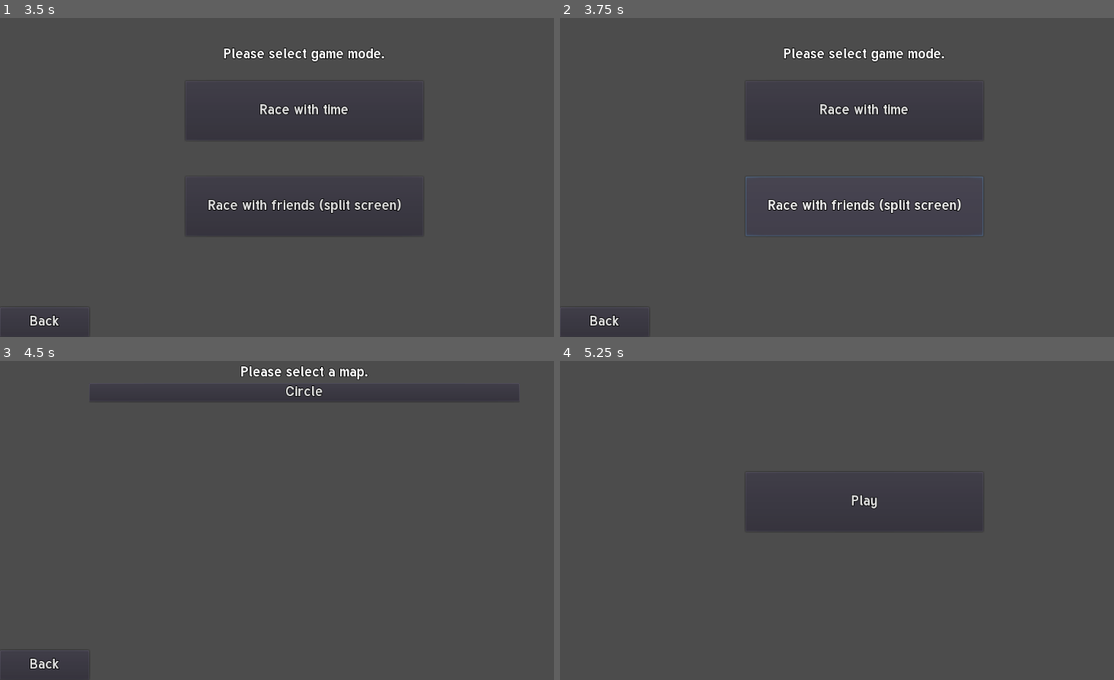
Above: before the commit, frames 1-4 (two rows, left to right).
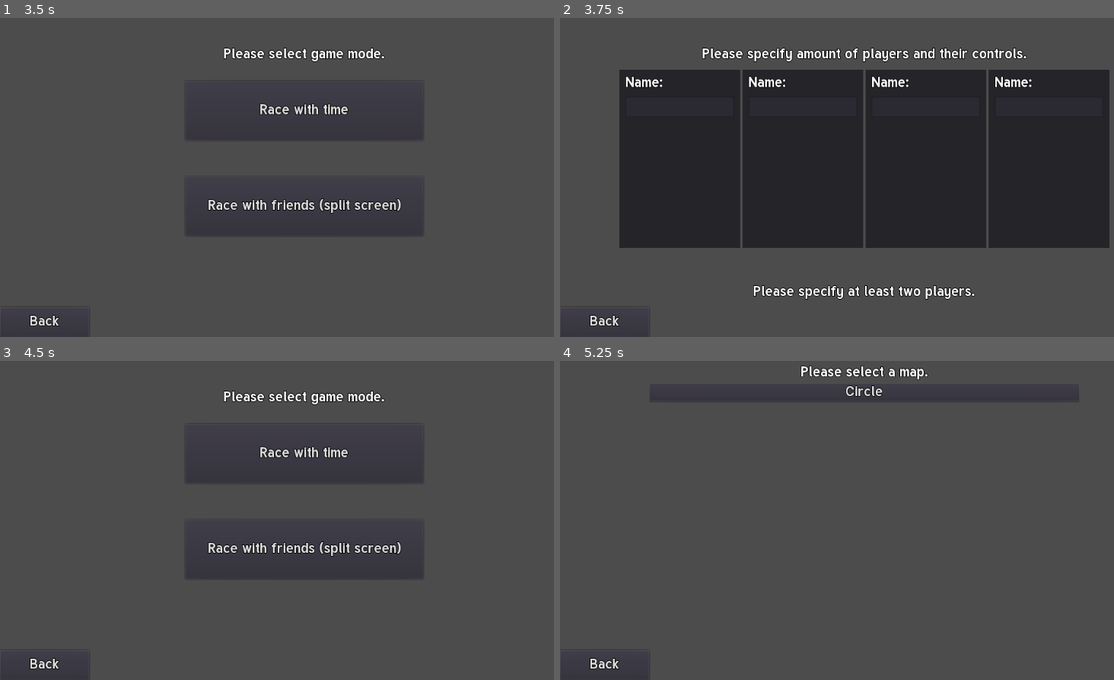
Above: after the commit, the same moments.

Repository: MilanVasko/Ludum-Dare-47
Game: Godot game, scene res://main_menu/main_menu.tscn
Two runs of this game, one before a commit and one after it. Both use one fixed random seed, a clock stepped at 60 frames per second and the inputs below.
Inputs:
- Up to frame 1 (3.5 s): click "Play" at 0.5 s; click "Back" at 1.25 s; click "Play" at 2 s; click "Circle" at 2.75 s
- Up to frame 2 (3.75 s): click "Race with friends (split scre…" at 3.5 s
- Up to frame 3 (4.5 s): click "Back" at 4.25 s
- Up to frame 4 (5.25 s): click "Back" at 5 s

Frame 1 is identical in both runs. In frame 2, 45% of the frame differs, in the area x 10-100%, y 9-89%; in frame 3, 2.6%; in frame 4, 1.1%.

Commit message:
Create race with friends menu

Diff:
--- a/main_menu/game_mode_menu/game_mode_menu.gd
+++ b/main_menu/game_mode_menu/game_mode_menu.gd
@@ -5,7 +5,8 @@
 	assert(err == OK)
 
 func _on_race_with_friends_pressed():
-	print("TODO")
+	var err = get_tree().change_scene("res://main_menu/game_mode_menu/race_with_friends_menu/race_with_friends_menu.tscn")
+	assert(err == OK)
 
 func _on_back_pressed():
 	var err = get_tree().change_scene("res://main_menu/play_menu/play_menu.tscn")
--- /dev/null
+++ b/main_menu/game_mode_menu/race_with_friends_menu/player_settings/player_settings.gd
@@ -0,0 +1,14 @@
+extends Panel
+
+onready var name_input = $HBoxContainer/Name/Value
+
+signal name_changed(index, new_name)
+
+func get_player_name() -> String:
+	return name_input.text
+
+func set_player_name(player_name: String) -> void:
+	name_input.text = player_name
+
+func _on_name_changed(new_name: String) -> void:
+	emit_signal("name_changed", get_index(), new_name)
--- /dev/null
+++ b/main_menu/game_mode_menu/race_with_friends_menu/player_settings/player_settings.tscn
@@ -0,0 +1,52 @@
+[gd_scene load_steps=2 format=2]
+
+[ext_resource path="res://main_menu/game_mode_menu/race_with_friends_menu/player_settings/player_settings.gd" type="Script" id=1]
+
+[node name="PlayerSettings" type="Panel"]
+margin_right = 300.0
+margin_bottom = 300.0
+size_flags_horizontal = 3
+script = ExtResource( 1 )
+__meta__ = {
+"_edit_use_anchors_": false
+}
+
+[node name="HBoxContainer" type="VBoxContainer" parent="."]
+anchor_right = 1.0
+anchor_bottom = 1.0
+margin_left = 10.0
+margin_top = 10.0
+margin_right = -10.0
+margin_bottom = 10.0
+custom_constants/separation = 10
+__meta__ = {
+"_edit_use_anchors_": false
+}
+
+[node name="Name" type="VBoxContainer" parent="HBoxContainer"]
+margin_right = 280.0
+margin_bottom = 70.0
+custom_constants/separation = 10
+__meta__ = {
+"_edit_use_anchors_": false
+}
+
+[node name="Label" type="Label" parent="HBoxContainer/Name"]
+margin_right = 280.0
+margin_bottom = 25.0
+text = "Name:"
+__meta__ = {
+"_edit_use_anchors_": false
+}
+
+[node name="Value" type="LineEdit" parent="HBoxContainer/Name"]
+margin_top = 35.0
+margin_right = 280.0
+margin_bottom = 70.0
+size_flags_horizontal = 3
+caret_blink = true
+caret_blink_speed = 0.5
+__meta__ = {
+"_edit_use_anchors_": false
+}
+[connection signal="text_changed" from="HBoxContainer/Name/Value" to="." method="_on_name_changed"]
--- /dev/null
+++ b/main_menu/game_mode_menu/race_with_friends_menu/race_with_friends_menu.gd
@@ -0,0 +1,40 @@
+extends Control
+
+onready var summary = $Summary
+onready var play = $Play
+
+func _ready():
+	var player_names = Settings.player_names
+	assert(player_names.size() == 4)
+	for i in range(player_names.size()):
+		$HBoxContainer.get_child(i).set_player_name(player_names[i])
+	update_summary(player_names)
+
+func _on_back_pressed():
+	var err = get_tree().change_scene("res://main_menu/game_mode_menu/game_mode_menu.tscn")
+	assert(err == OK)
+
+func _on_play_pressed():
+	print("TODO")
+	pass
+
+func _on_name_changed(index: int, new_name: String):
+	Settings.player_names[index] = new_name
+	update_summary(Settings.player_names)
+
+func update_summary(names: Array) -> void:
+	var non_empty_names = []
+	for name in names:
+		if name != "":
+			non_empty_names.append(name)
+	if non_empty_names.size() < 2:
+		play.visible = false
+		summary.text = "Please specify at least two players."
+	else:
+		var result = "These players will race: " + non_empty_names[0]
+		for i in range(1, len(non_empty_names) - 1):
+			result += ", " + non_empty_names[i]
+		result += " and " + non_empty_names[len(non_empty_names) - 1] + "."
+
+		play.visible = true
+		summary.text = result
--- /dev/null
+++ b/main_menu/game_mode_menu/race_with_friends_menu/race_with_friends_menu.tscn
@@ -0,0 +1,86 @@
+[gd_scene load_steps=3 format=2]
+
+[ext_resource path="res://main_menu/game_mode_menu/race_with_friends_menu/race_with_friends_menu.gd" type="Script" id=1]
+[ext_resource path="res://main_menu/game_mode_menu/race_with_friends_menu/player_settings/player_settings.tscn" type="PackedScene" id=2]
+
+[node name="RaceWithFriendsMenu" type="Control"]
+anchor_right = 1.0
+anchor_bottom = 1.0
+script = ExtResource( 1 )
+__meta__ = {
+"_edit_use_anchors_": false
+}
+
+[node name="SetPlayers" type="Label" parent="."]
+anchor_right = 1.0
+margin_top = 100.0
+margin_bottom = 150.0
+text = "Please specify amount of players and their controls."
+align = 1
+valign = 1
+__meta__ = {
+"_edit_use_anchors_": false
+}
+
+[node name="HBoxContainer" type="HBoxContainer" parent="."]
+anchor_right = 1.0
+anchor_bottom = 1.0
+margin_left = 100.0
+margin_top = 150.0
+margin_right = -100.0
+margin_bottom = -150.0
+size_flags_horizontal = 5
+__meta__ = {
+"_edit_use_anchors_": false
+}
+
+[node name="PlayerSettings" parent="HBoxContainer" instance=ExtResource( 2 )]
+margin_right = 203.0
+
+[node name="PlayerSettings2" parent="HBoxContainer" instance=ExtResource( 2 )]
+margin_left = 207.0
+margin_right = 410.0
+
+[node name="PlayerSettings3" parent="HBoxContainer" instance=ExtResource( 2 )]
+margin_left = 414.0
+margin_right = 617.0
+
+[node name="PlayerSettings4" parent="HBoxContainer" instance=ExtResource( 2 )]
+margin_left = 621.0
+margin_right = 824.0
+
+[node name="Back" type="Button" parent="."]
+anchor_top = 1.0
+anchor_bottom = 1.0
+margin_top = -50.0
+margin_right = 150.0
+margin_bottom = -0.249268
+text = "Back"
+
+[node name="Summary" type="Label" parent="."]
+anchor_top = 1.0
+anchor_right = 1.0
+anchor_bottom = 1.0
+margin_left = 100.0
+margin_top = -100.0
+margin_right = -100.0
+margin_bottom = -50.0
+grow_horizontal = 2
+text = "Players:"
+align = 1
+valign = 1
+
+[node name="Play" type="Button" parent="."]
+anchor_left = 1.0
+anchor_top = 1.0
+anchor_right = 1.0
+anchor_bottom = 1.0
+margin_left = -150.0
+margin_top = -50.0
+text = "Play"
+[connection signal="name_changed" from="HBoxContainer/PlayerSettings" to="." method="_on_name_changed"]
+[connection signal="name_changed" from="HBoxContainer/PlayerSettings2" to="." method="_on_name_changed"]
+[connection signal="name_changed" from="HBoxContainer/PlayerSettings3" to="." method="_on_name_changed"]
+[connection signal="name_changed" from="HBoxContainer/PlayerSettings4" to="." method="_on_name_changed"]
+[connection signal="pressed" from="Back" to="." method="_on_back_pressed"]
+[connection signal="pressed" from="Play" to="." method="_on_play_pressed"]
--- a/project.godot
+++ b/project.godot
@@ -34,18 +34,6 @@
 
 [input]
 
-up={
-"deadzone": 0.5,
-"events": [ Object(InputEventKey,"resource_local_to_scene":false,"resource_name":"","device":0,"alt":false,"shift":false,"control":false,"meta":false,"command":false,"pressed":false,"scancode":16777232,"unicode":0,"echo":false,"script":null)
-, Object(InputEventKey,"resource_local_to_scene":false,"resource_name":"","device":0,"alt":false,"shift":false,"control":false,"meta":false,"command":false,"pressed":false,"scancode":87,"unicode":0,"echo":false,"script":null)
- ]
-}
-down={
-"deadzone": 0.5,
-"events": [ Object(InputEventKey,"resource_local_to_scene":false,"resource_name":"","device":0,"alt":false,"shift":false,"control":false,"meta":false,"command":false,"pressed":false,"scancode":83,"unicode":0,"echo":false,"script":null)
-, Object(InputEventKey,"resource_local_to_scene":false,"resource_name":"","device":0,"alt":false,"shift":false,"control":false,"meta":false,"command":false,"pressed":false,"scancode":16777234,"unicode":0,"echo":false,"script":null)
- ]
-}
 left={
 "deadzone": 0.5,
 "events": [ Object(InputEventKey,"resource_local_to_scene":false,"resource_name":"","device":0,"alt":false,"shift":false,"control":false,"meta":false,"command":false,"pressed":false,"scancode":16777231,"unicode":0,"echo":false,"script":null)
@@ -58,6 +46,16 @@
 , Object(InputEventKey,"resource_local_to_scene":false,"resource_name":"","device":0,"alt":false,"shift":false,"control":false,"meta":false,"command":false,"pressed":false,"scancode":68,"unicode":0,"echo":false,"script":null)
  ]
 }
+left_0={
+"deadzone": 0.5,
+"events": [ Object(InputEventKey,"resource_local_to_scene":false,"resource_name":"","device":0,"alt":false,"shift":false,"control":false,"meta":false,"command":false,"pressed":false,"scancode":16777231,"unicode":0,"echo":false,"script":null)
+ ]
+}
+right_0={
+"deadzone": 0.5,
+"events": [ Object(InputEventKey,"resource_local_to_scene":false,"resource_name":"","device":0,"alt":false,"shift":false,"control":false,"meta":false,"command":false,"pressed":false,"scancode":16777233,"unicode":0,"echo":false,"script":null)
+ ]
+}
 
 [physics]
 
--- a/settings/settings.gd
+++ b/settings/settings.gd
@@ -1,3 +1,4 @@
 extends Node
 
 var last_selected_map: String = ""
+var player_names: Array = ["", "", "", ""]
